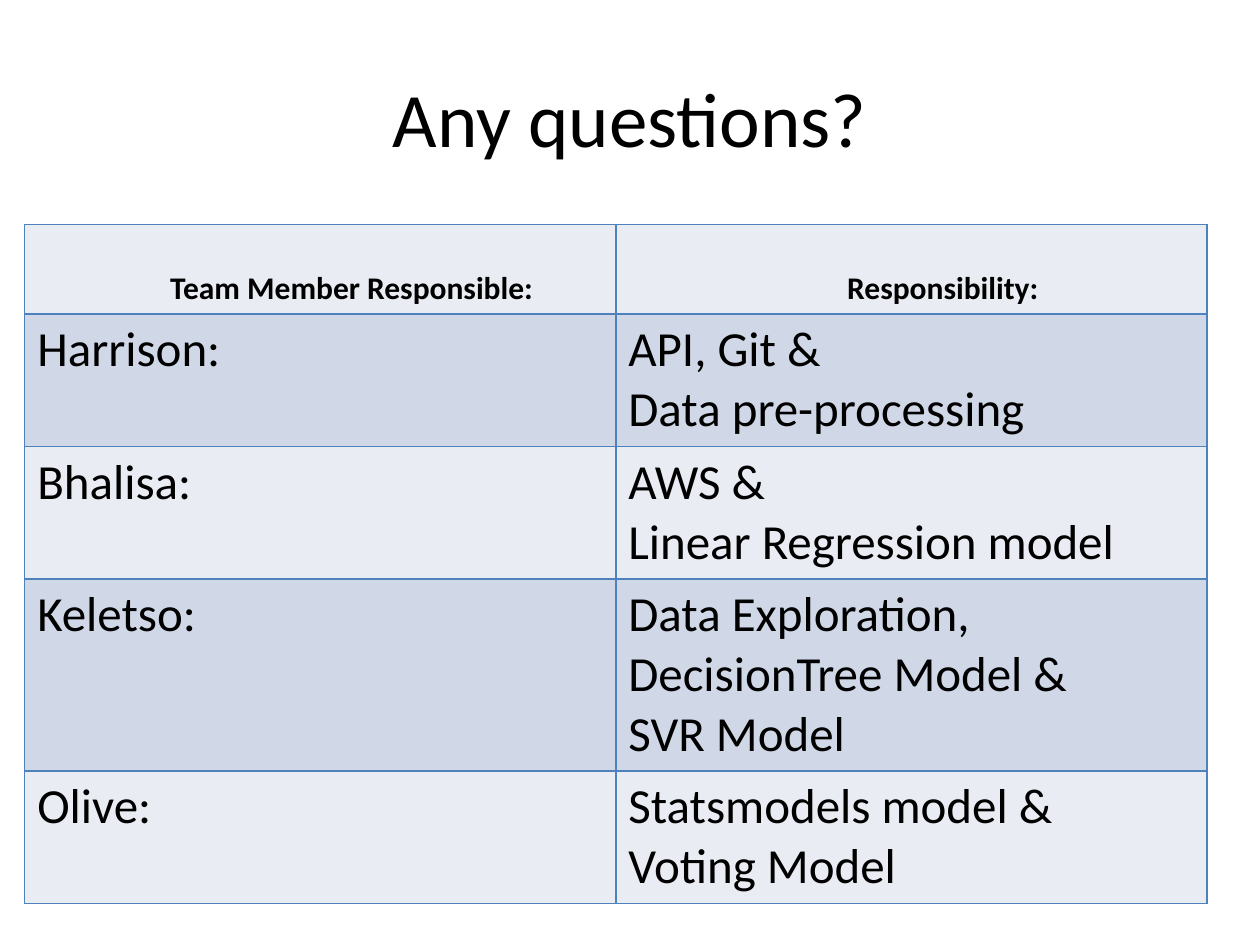
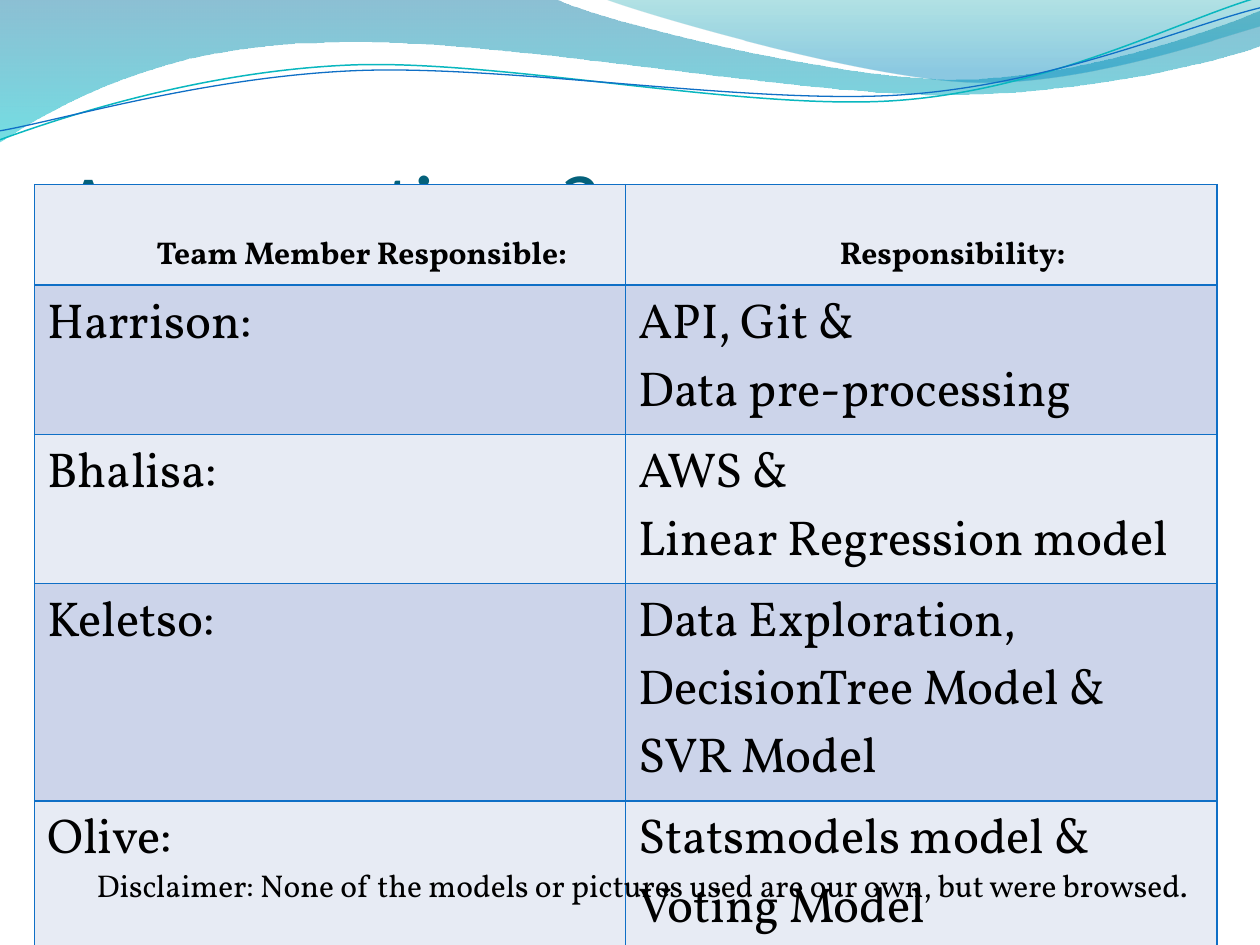
Before and after one commit to lkrump7/regression-apples-predict-api-template, a slide deck: slide 30 of What will the apples cost.pptx (slide 24 before the commit). Drawn at 1260x945 pixels with LibreOffice and Linux fonts; fonts in the diff are those of the drawing; background and template pictures are left out. Boxes give left, top, right and bottom in pixels: in the first picture for what was removed or moved away, otherwise in the second. Text is boxed around its words. In the diff, an @@ line names an element or a change of style, - is before the commit and + after.

```diff
--- a/What will the apples cost.pptx
+++ b/What will the apples cost.pptx
@@ freeform shape added at [0,0,1260,142], fill gradient #0074A1 to #00C6CF @@
@@ freeform shape added at [0,0,1260,147], outline #0AB8BF 0.85 pt @@
@@ freeform shape added at [0,8,1260,141], outline #0F6FC6 0.75 pt @@
@@ freeform shape added at [604,0,1260,87], fill gradient #00A1A9 to #008BBF @@
@@ title "Any questions?": place and size @@
-title "Any questions?" at [393,93,867,160]
+title "Any questions?" at [63,175,601,258]
@@ title "Any questions?" at [63,175,601,258]: size 44 to 50 pt, text colour #000000 to #04617B; alignment centre to left; vertical alignment middle to bottom @@
@@ table at [35,185,1217,939] @@
@@ fill #E9EDF4 to #E7EBF5 in 6 cells @@
@@ fill #D0D8E8 to #CCD5EA in 4 cells @@
@@ font Calibri to Vollkorn @@
@@ borders changed @@
@@ table: place and size @@
-table at [25,224,1207,896]
+table at [35,185,1217,939]
@@ text added at [97,867,1188,912], 18 pt, text #000000 @@
+Disclaimer: None of the models or pictures used are our own, but were browsed.
```
Also in this commit, not shown: 23 other slides changed, 6 slides added.
